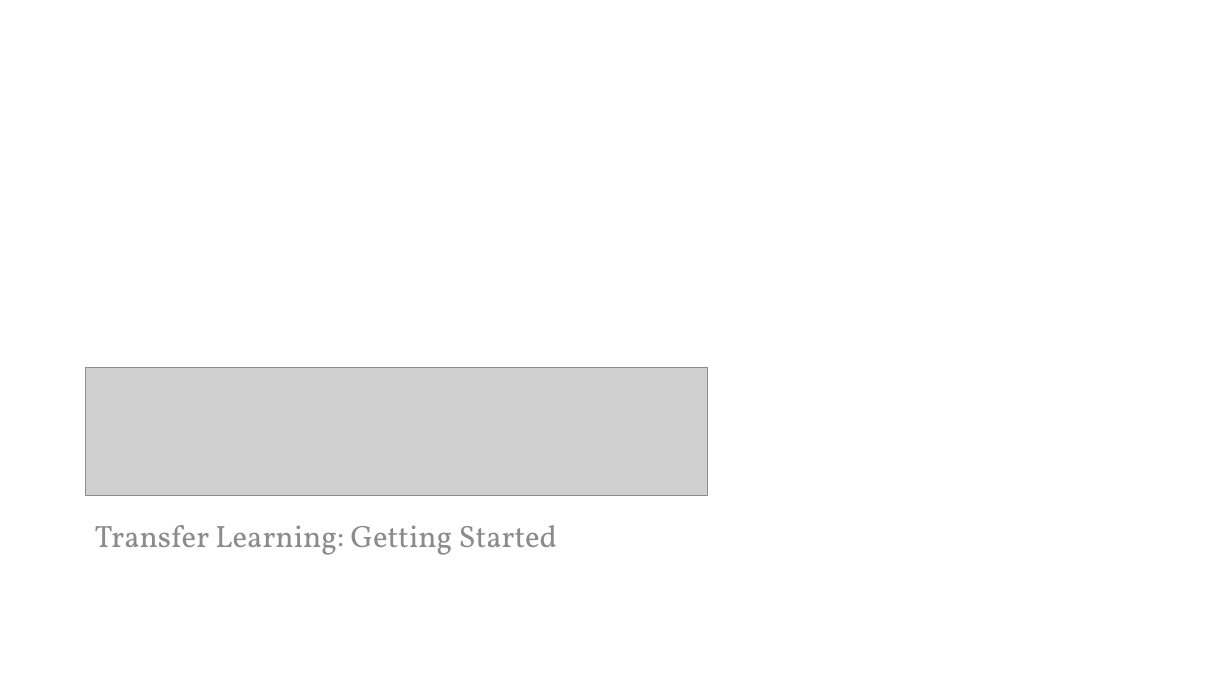
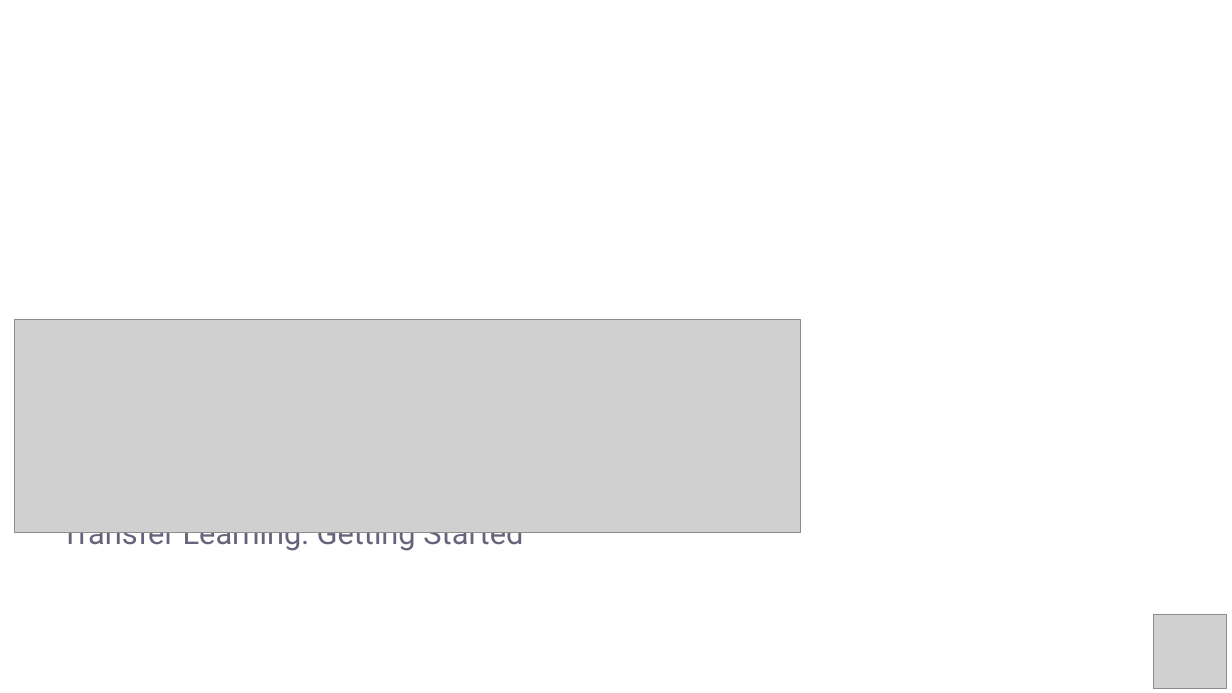
Before and after one commit to PracticumAI/transfer, a slide deck: slide 1 of presentations/02_transfer_learn.pptx. Drawn at 1232x693 pixels with LibreOffice and Linux fonts; fonts in the diff are those of the drawing; grey boxes stand for pictures. Boxes give left, top, right and bottom in pixels: in the first picture for what was removed or moved away, otherwise in the second. Text is boxed around its words. In the diff, an @@ line names an element or a change of style, - is before the commit and + after.

Commit message:
Updated transfer_learn.pptx to new visual standards.

```diff
--- a/presentations/02_transfer_learn.pptx
+++ b/presentations/02_transfer_learn.pptx
@@ background #FFFFFF to #FFFFFF at 90% opacity @@
@@ picture added at (15, 320, 800, 533) @@
@@ picture removed at (85, 367, 707, 495) @@
@@ text "Transfer Learning: Getting Started": place and size @@
-text "Transfer Learning: Getting Started" at (95, 525, 558, 555)
+text "Transfer Learning: Getting Started" at (61, 532, 523, 552)
@@ text "Transfer Learning: Getting Started" at (61, 532, 523, 552): font Vollkorn to Roboto, text colour #8C8C8C to #65647B @@
@@ picture added at (1154, 615, 1227, 689) @@
```
Also in this commit, not shown: 14 other slides changed.
